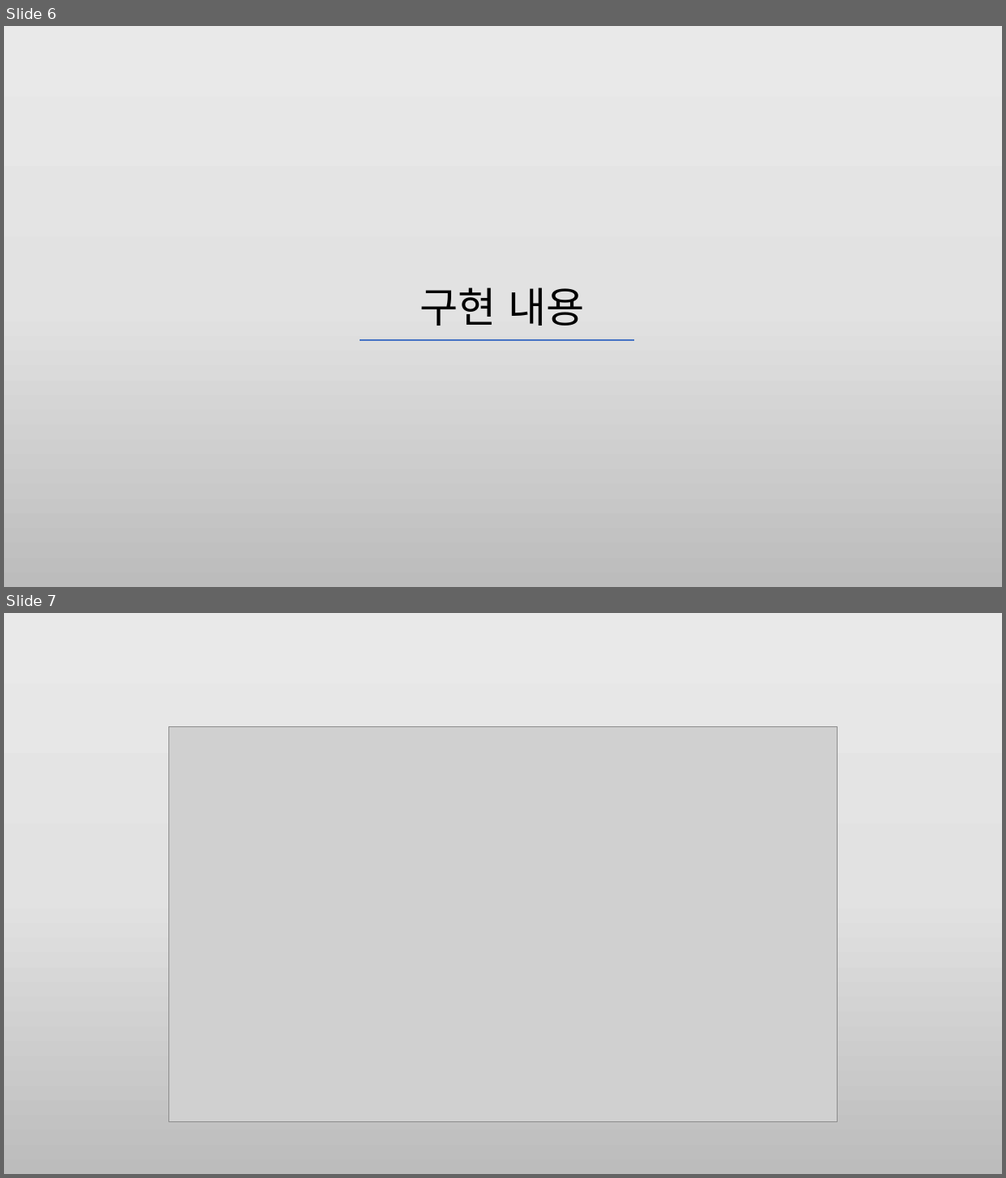
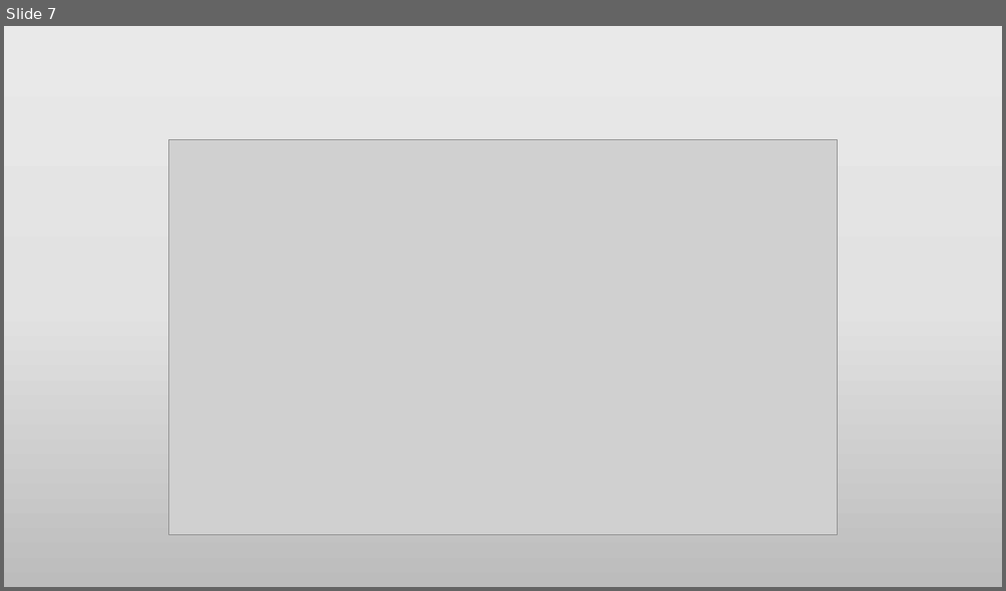
Before and after one commit to HJSUNG/capstone-design_2019, a slide deck: Documents/캡스톤_6조_1주차.pptx. Shown one above the other, each under a label of ours: slides 6 and 7 before the commit, slide 7 after it. The pictures are 1006x1178 and 1006x591 pixels, drawn with LibreOffice and Linux fonts; fonts in the diff are those of the drawing; grey boxes stand for pictures. Boxes give left, top, right and bottom in pixels: in the first picture for what was removed or moved away, otherwise in the second. Text is boxed around its words. In the diff, an @@ line names an element or a change of style, - is before the commit and + after.

```diff
--- a/Documents/캡스톤_6조_1주차.pptx
+++ b/Documents/캡스톤_6조_1주차.pptx
@@ slide 6 removed at bbox=[4, 26, 1002, 587], background gradient #EBEAEA to #E4E3E3 to #BDBCBC @@
@@ text removed at bbox=[420, 288, 585, 326] @@
-구현 내용
@@ line removed from (360, 339) to (634, 339) @@
```
Also in this commit, not shown: 4 slides changed, 4 slides added, 3 other slides removed.
